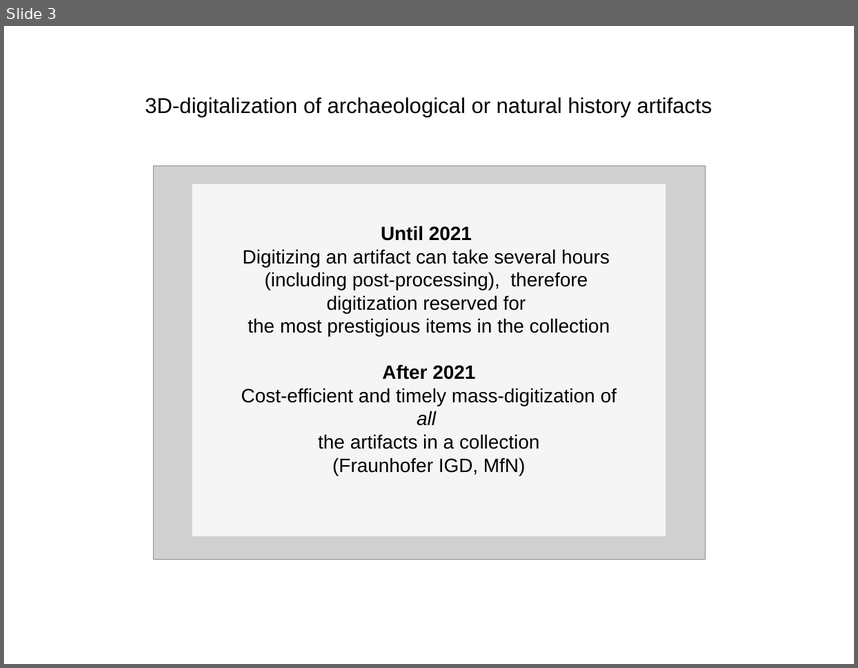
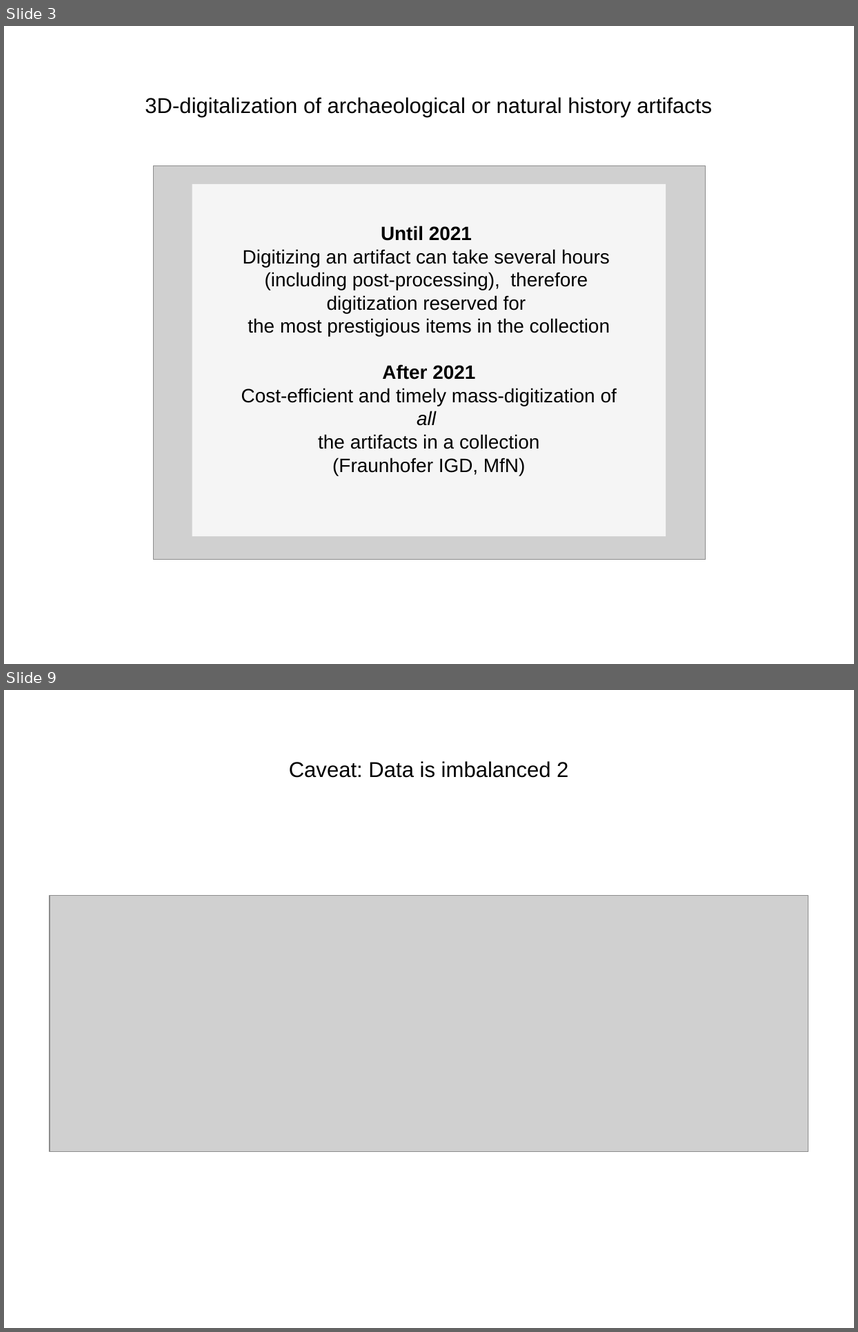
Before and after one commit to aot29/pottery_classifier, a slide deck: Paper/Presentation.odp. Shown one above the other, each under a label of ours: slide 3 before the commit, slides 3 and 9 after it; the slides between them are not shown. The pictures are 858x668 and 858x1332 pixels, drawn with LibreOffice and Linux fonts; fonts in the diff are those of the drawing; grey boxes stand for pictures. Boxes give left, top, right and bottom in pixels: in the first picture for what was removed or moved away, otherwise in the second. Text is boxed around its words. In the diff, an @@ line names an element or a change of style, - is before the commit and + after.

```diff
--- a/Paper/Presentation.odp
+++ b/Paper/Presentation.odp
@@ slide 9 added at bbox=[4, 690, 854, 1328], background #FFFFFF @@
@@ title added at bbox=[289, 761, 568, 778], 20 pt, text #000000 @@
+Caveat: Data is imbalanced 2
@@ picture added at bbox=[50, 895, 809, 1152] @@
```
Also in this commit, not shown: 1 slide changed, 9 other slides added, 17 other files.
